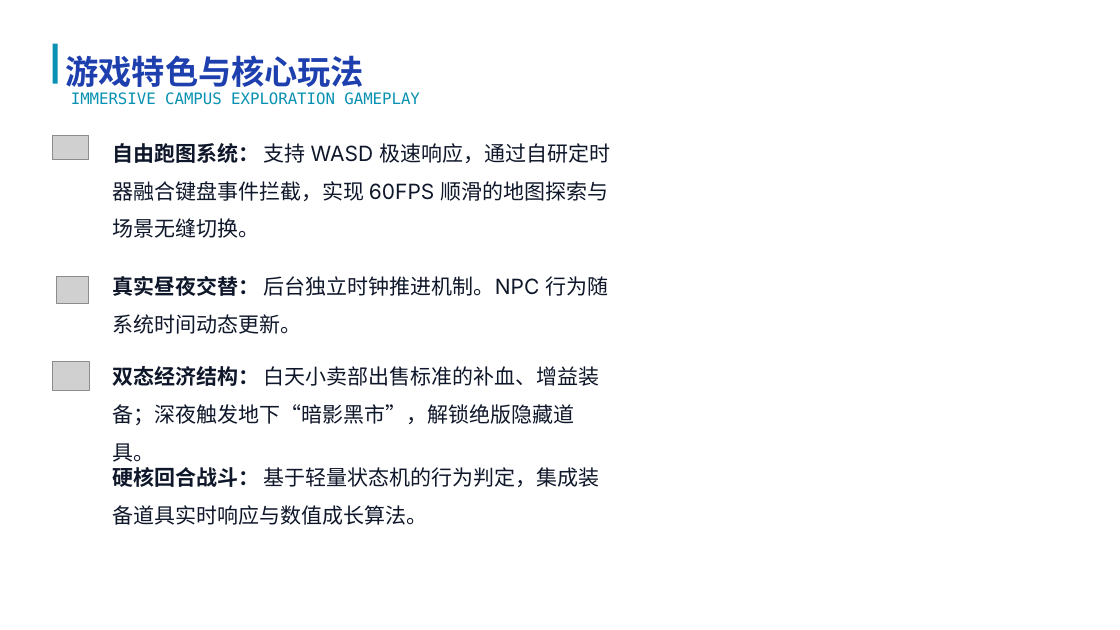
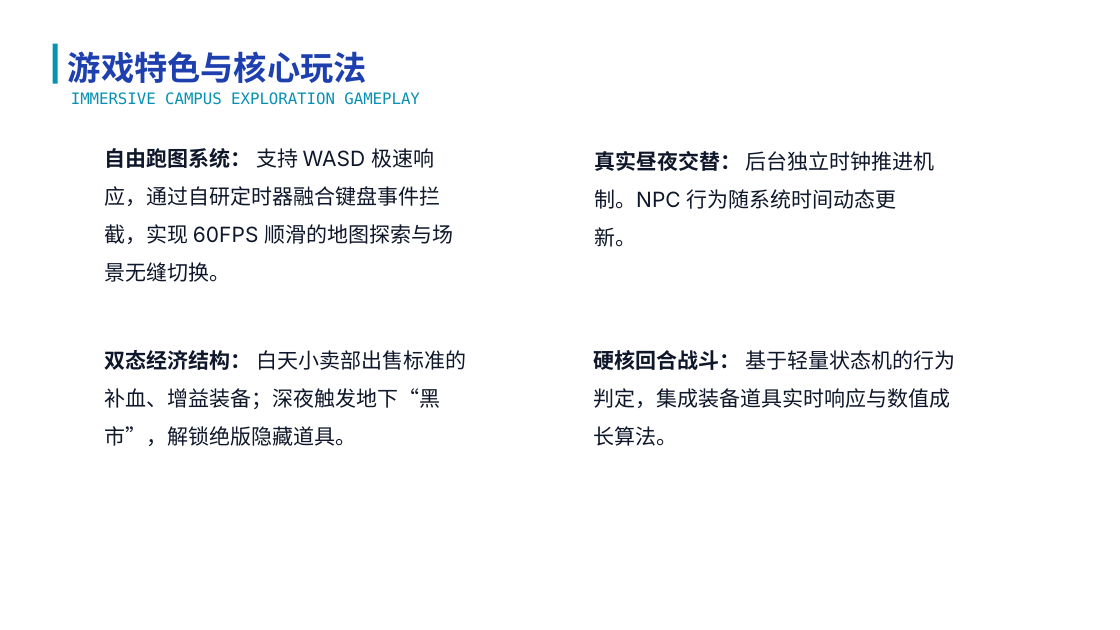
Before and after one commit to luqie0106/CampusRPG_Simultaneously, a slide deck: slide 3 of 校园RPG：大学生存物语项目答辩.pptx. Drawn at 1120x630 pixels with LibreOffice and Linux fonts; fonts in the diff are those of the drawing; grey boxes stand for pictures; background and template pictures are left out. Boxes give left, top, right and bottom in pixels: in the first picture for what was removed or moved away, otherwise in the second. Text is boxed around its words. In the diff, an @@ line names an element or a change of style, - is before the commit and + after.

```diff
--- a/校园RPG：大学生存物语项目答辩.pptx
+++ b/校园RPG：大学生存物语项目答辩.pptx
@@ text "游戏特色与核心玩法" rewrapped from (x1=66, y1=55, x2=365, y2=93) to (x1=68, y1=51, x2=367, y2=83) @@
@@ picture removed at (x1=52, y1=135, x2=88, y2=160) @@
@@ text "自由跑图系统： 支持 WASD 极速响应，通过自研定时器融合键盘事件拦截，实现 60FPS ..." rewrapped from (x1=112, y1=143, x2=610, y2=238) to (x1=104, y1=148, x2=453, y2=282) @@
@@ text "真实昼夜交替： 后台独立时钟推进机制。NPC 行为随系统时间动态更新。" rewrapped from (x1=112, y1=276, x2=608, y2=334) to (x1=594, y1=151, x2=935, y2=247) @@
@@ picture removed at (x1=57, y1=276, x2=89, y2=303) @@
@@ text at (x1=104, y1=350, x2=466, y2=446): text changed @@
-双态经济结构： 白天小卖部出售标准的补血、增益装备；深夜触发地下“暗影黑市”，解锁绝版隐藏道具。
+双态经济结构： 白天小卖部出售标准的补血、增益装备；深夜触发地下“黑市”，解锁绝版隐藏道具。
@@ text "硬核回合战斗： 基于轻量状态机的行为判定，集成装备道具实时响应与数值成长算法。" rewrapped from (x1=112, y1=467, x2=600, y2=525) to (x1=594, y1=350, x2=956, y2=446) @@
@@ picture removed at (x1=52, y1=362, x2=88, y2=391) @@
```
Also in this commit, not shown: 5 other slides changed.
